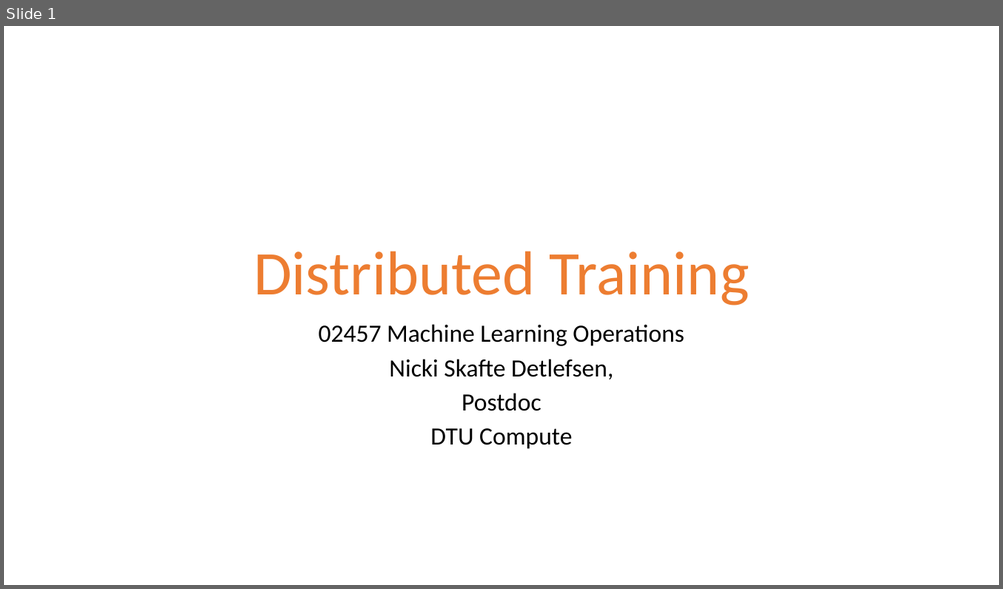
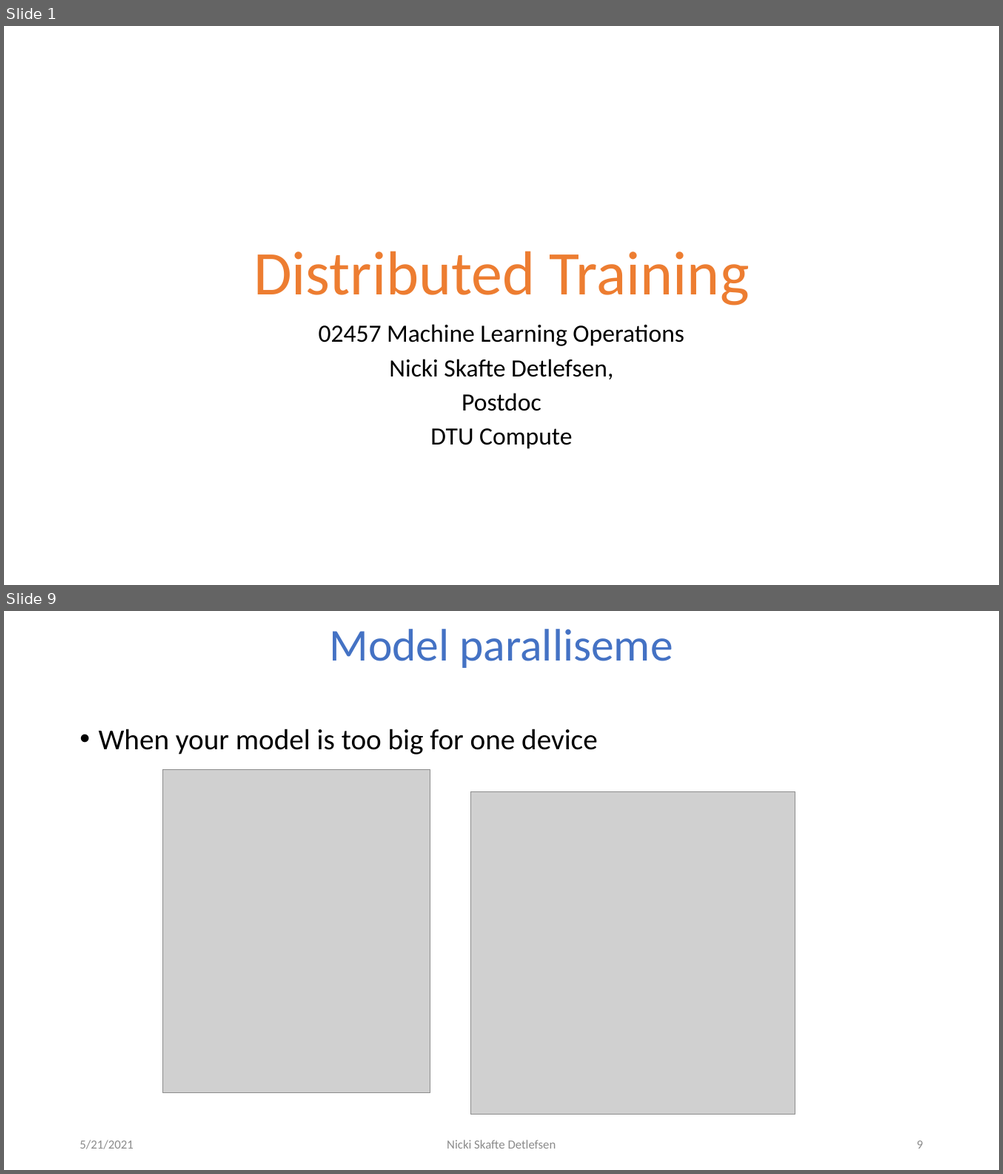
Before and after one commit to DeepEasterbunny/dtu_mlops, a slide deck: 07_distributed_training/DistributedTraining.pptx. Shown one above the other, each under a label of ours: slide 1 before the commit, slides 1 and 9 after it; the slides between them are not shown. The pictures are 1003x589 and 1003x1174 pixels, drawn with LibreOffice and Linux fonts; fonts in the diff are those of the drawing; grey boxes stand for pictures; background and template pictures are left out. Boxes give left, top, right and bottom in pixels: in the first picture for what was removed or moved away, otherwise in the second. Text is boxed around its words. In the diff, an @@ line names an element or a change of style, - is before the commit and + after.

```diff
--- a/07_distributed_training/DistributedTraining.pptx
+++ b/07_distributed_training/DistributedTraining.pptx
@@ slide 9 added at [4,611,999,1170], background #FFFFFF @@
@@ title added at [329,629,672,668], 44 pt, text #4472C4 @@
+Model paralliseme
@@ text added at [99,729,597,755], 28 pt, text #000000 @@
+• When your model is too big for one device
@@ picture added at [162,770,430,1093] @@
@@ picture added at [470,792,795,1115] @@
@@ text added at [79,1140,133,1150], 12 pt, text #8C8C8C @@
+5/21/2021
@@ text added at [447,1140,556,1149], 12 pt, text #8C8C8C @@
+Nicki Skafte Detlefsen
@@ page number added at [916,1141,922,1149], 12 pt, text #8C8C8C @@
+9
```
Also in this commit, not shown: 9 slides changed, 2 other slides added, 6 other files.
